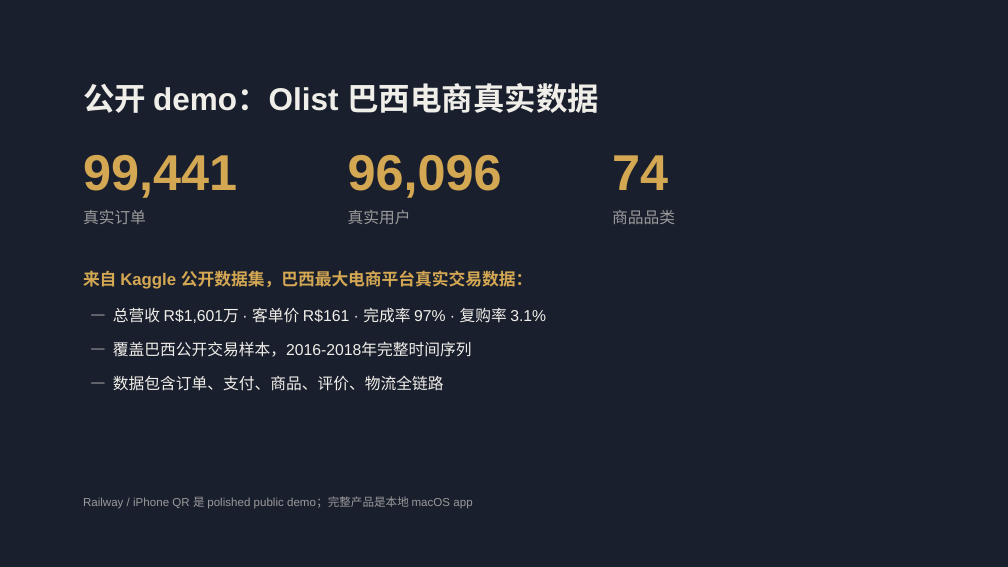
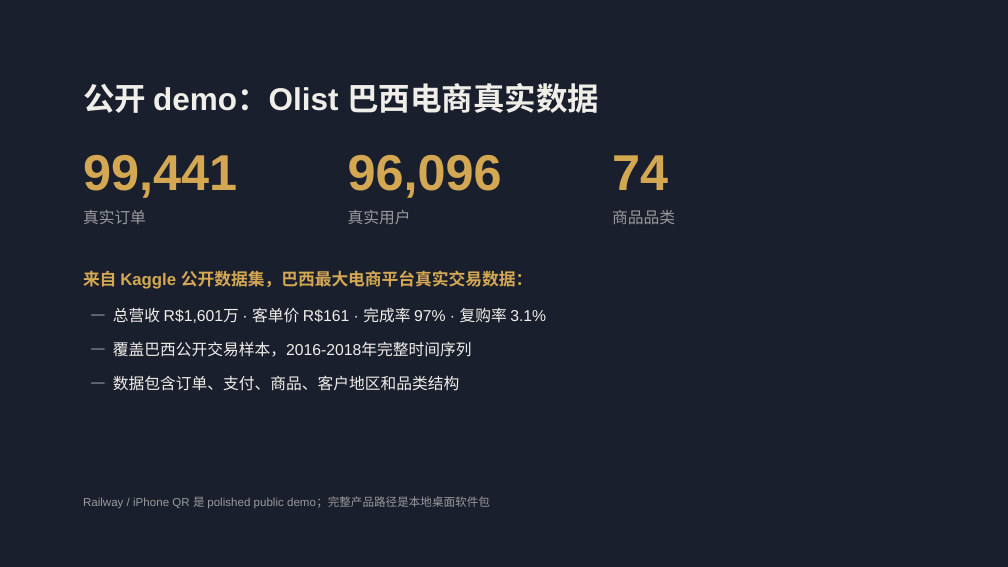
Before and after one commit to eric-stone-plus/queryforge, a slide deck: slide 5 of assets/QueryForge-Pitch.pptx. Drawn at 1008x567 pixels with LibreOffice and Linux fonts; fonts in the diff are those of the drawing. Boxes give left, top, right and bottom in pixels: in the first picture for what was removed or moved away, otherwise in the second. Text is boxed around its words. In the diff, an @@ line names an element or a change of style, - is before the commit and + after.

```diff
--- a/assets/QueryForge-Pitch.pptx
+++ b/assets/QueryForge-Pitch.pptx
@@ text at <box>113,375,459,391</box>: text changed @@
-— 数据包含订单、支付、商品、评价、物流全链路
+— 数据包含订单、支付、商品、客户地区和品类结构
@@ text at <box>83,497,490,509</box>: text changed @@
-Railway / iPhone QR 是 polished public demo；完整产品是本地 macOS app
+Railway / iPhone QR 是 polished public demo；完整产品路径是本地桌面软件包
```
Also in this commit, not shown: 5 other slides changed, 1 slide added, 1 slide removed, 36 other files.
